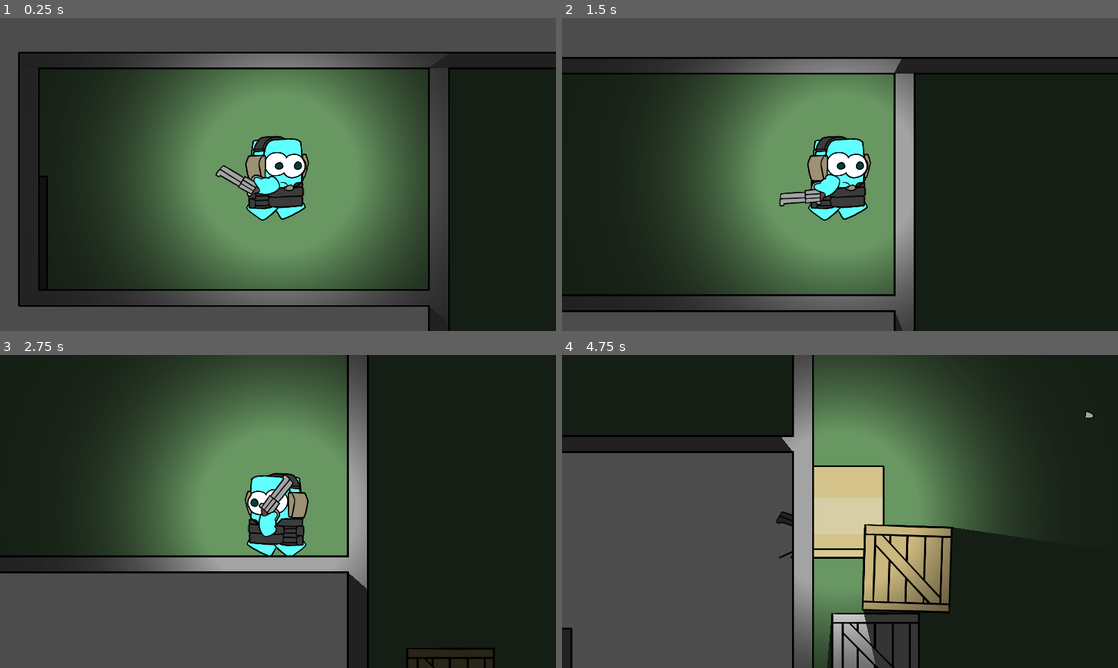
Above: before the commit, frames 1-4 (two rows, left to right).
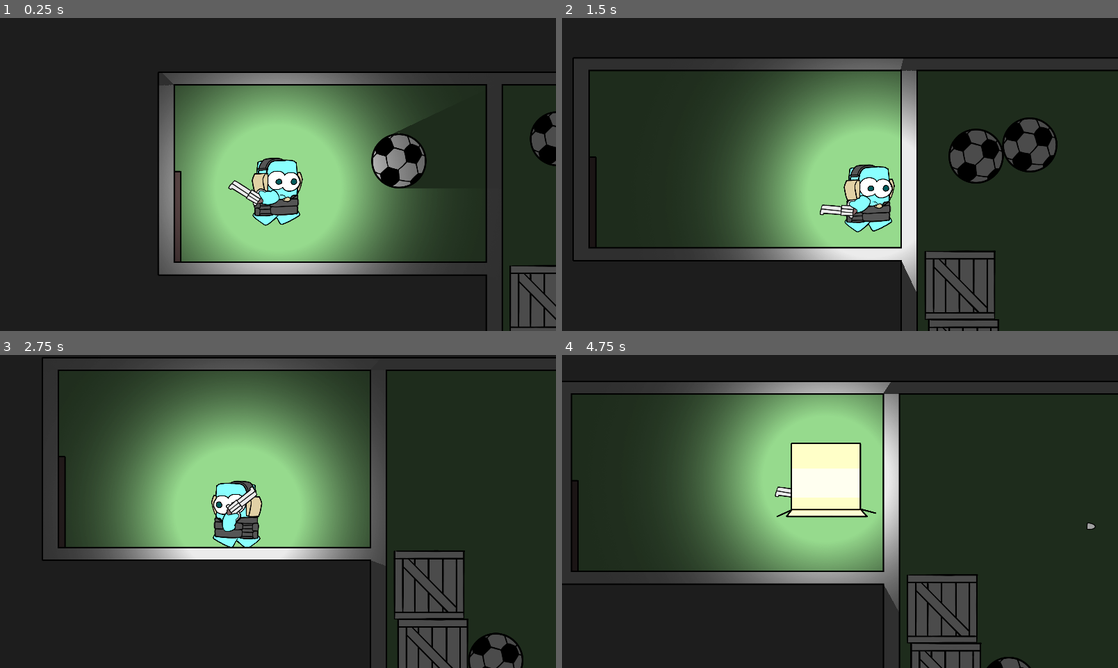
Above: after the commit, the same moments.

Repository: Project-escape/protype-1
Game: Godot game, scene res://scenes/levels/levelsample1.tscn
Same seed, same stepped clock (60 frames per second), same inputs: the game is played once before the commit and once after it. Before the commit the project starts from res://scenes/levels/levelsample.tscn.
Inputs (mouse positions are in pixels of both pictures, inside the frame that each line leads up to):
- Up to frame 1 (0.25 s): no input
- Up to frame 2 (1.5 s): move the mouse to (962, 158) at 0.52 s; hold Shift (sprint, bound only after the commit) 0.53-1.28 s; hold Right (right) from 0.53 s (still down); tap E (action) at 0.6 s; tap Space (jump) at 0.77 s; move the mouse to (728, 190) at 1.27 s; tap Shift (sprint, bound only after the commit) at 1.35 s
- Up to frame 3 (2.75 s): tap Space (jump) at 1.52 s; tap E (action) at 1.55, 2.1 s; move the mouse to (333, 442) at 2.02 s; release Right (right) at 2.03 s; hold Left (left) from 2.03 s (still down); hold Shift (sprint, bound only after the commit) from 2.03 s (still down)
- Up to frame 4 (4.75 s): move the mouse to (812, 574) at 2.77 s; release Left (left) at 2.78 s; release Shift (sprint, bound only after the commit) at 2.78 s; hold Right (right) 2.78-4.28 s; tap C (cover) at 2.85 s; tap Space (jump) at 3.02, 3.77, 4.52 s; tap E (action) at 3.05, 4.55 s; move the mouse to (1006, 558) at 3.52 s; press the mouse at (1006, 558) at 3.53 s; tap Shift (sprint, bound only after the commit) at 3.8, 4.35 s; move the mouse to (673, 464) at 4.27 s; release the mouse at (673, 464) at 4.28 s; hold Left (left) from 4.28 s (still down)

The runs differ from the first frame. In frame 1, 62% of the frame differs, in the area x 0-100%, y 0-100%; in frame 2, 49%; in frame 3, 56%; in frame 4, 64%.

Commit message:
RigidBody interaction fixed

Diff:
--- a/project.godot
+++ b/project.godot
@@ -16,7 +16,7 @@
 [application]
 
 config/name="Platformer"
-run/main_scene="res://scenes/levels/levelsample.tscn"
+run/main_scene="res://scenes/levels/levelsample1.tscn"
 config/icon="res://icon.png"
 
 [audio]
@@ -76,6 +76,11 @@
 , Object(InputEventKey,"resource_local_to_scene":false,"resource_name":"","device":0,"alt":false,"shift":false,"control":false,"meta":false,"command":false,"pressed":false,"scancode":16777234,"unicode":0,"echo":false,"script":null)
  ]
 }
+sprint={
+"deadzone": 0.5,
+"events": [ Object(InputEventKey,"resource_local_to_scene":false,"resource_name":"","device":0,"alt":false,"shift":false,"control":false,"meta":false,"command":false,"pressed":false,"scancode":16777237,"unicode":0,"echo":false,"script":null)
+ ]
+}
 
 [layer_names]
 
--- a/scenes/football.tscn
+++ b/scenes/football.tscn
@@ -9,19 +9,29 @@
 [sub_resource type="CircleShape2D" id=2]
 radius = 94.9498
 
-[node name="football" type="Node2D"]
+[node name="football" type="Node2D" groups=[
+"bodies",
+]]
 scale = Vector2( 0.3, 0.3 )
 
-[node name="RigidBody2D" type="RigidBody2D" parent="."]
+[node name="RigidBody2D" type="RigidBody2D" parent="." groups=[
+"bodies",
+]]
 contacts_reported = 1
 
-[node name="football" type="Sprite" parent="RigidBody2D"]
+[node name="football" type="Sprite" parent="RigidBody2D" groups=[
+"bodies",
+]]
 position = Vector2( -1.25012, 1.50024 )
 texture = ExtResource( 1 )
 
-[node name="LightOccluder2D" type="LightOccluder2D" parent="RigidBody2D"]
+[node name="LightOccluder2D" type="LightOccluder2D" parent="RigidBody2D" groups=[
+"bodies",
+]]
 occluder = SubResource( 1 )
 
-[node name="CollisionShape2D" type="CollisionShape2D" parent="RigidBody2D"]
+[node name="CollisionShape2D" type="CollisionShape2D" parent="RigidBody2D" groups=[
+"bodies",
+]]
 position = Vector2( -1.07616, 1.27803 )
 shape = SubResource( 2 )
--- a/scenes/gameboy.tscn
+++ b/scenes/gameboy.tscn
@@ -40,14 +40,14 @@
 "name": "jump",
 "speed": 5.0
 }, {
+"frames": [ ExtResource( 6 ), ExtResource( 1 ), ExtResource( 6 ) ],
+"loop": true,
+"name": "air",
+"speed": 5.0
+}, {
 "frames": [ SubResource( 1 ), SubResource( 2 ), SubResource( 3 ) ],
 "loop": true,
 "name": "walk",
-"speed": 5.0
-}, {
-"frames": [ ExtResource( 6 ), ExtResource( 1 ), ExtResource( 6 ) ],
-"loop": true,
-"name": "air",
 "speed": 5.0
 } ]
 
--- a/scenes/levels/levelsample.tscn
+++ b/scenes/levels/levelsample.tscn
@@ -24,24 +24,24 @@
 position = Vector2( 306.225, -224.607 )
 
 [node name="room6" parent="rooms" instance=ExtResource( 1 )]
-position = Vector2( 1617.09, 811.942 )
+position = Vector2( 1617.09, 945.133 )
 
 [node name="room5" parent="rooms" instance=ExtResource( 6 )]
 position = Vector2( 3492.53, -907.036 )
 
 [node name="room4" parent="rooms" instance=ExtResource( 4 )]
-position = Vector2( 3200.98, 1408 )
+position = Vector2( 3200.98, 1670.06 )
 
 [node name="room9" parent="rooms" instance=ExtResource( 3 )]
 position = Vector2( 8156.38, 1883.56 )
 rotation = -3.14159
 
 [node name="room8" parent="rooms" instance=ExtResource( 4 )]
-position = Vector2( 7084.53, 3109.75 )
+position = Vector2( 7120.98, 3640.19 )
 rotation = -3.14159
 
 [node name="room7" parent="rooms" instance=ExtResource( 6 )]
-position = Vector2( 1732.45, 2334.76 )
+position = Vector2( 1732.45, 2439.41 )
 rotation = -3.14159
 
 [node name="room2" parent="rooms" instance=ExtResource( 1 )]
@@ -52,3 +52,6 @@
 
 [node name="wooden box white" parent="rooms" instance=ExtResource( 5 )]
 position = Vector2( 4129.71, -30.8167 )
+
+[node name="room10" parent="rooms" instance=ExtResource( 3 )]
+position = Vector2( 2330.96, 3349.5 )
--- a/scenes/levels/levelsample1.tscn
+++ b/scenes/levels/levelsample1.tscn
@@ -116,11 +116,12 @@
 process_mode = 0
 smoothing_enabled = true
 
+[node name="wooden box yellow2" parent="." instance=ExtResource( 10 )]
+position = Vector2( 5340.72, 2112.04 )
+scale = Vector2( 1, 1 )
+
 [node name="wooden box yellow" parent="." instance=ExtResource( 10 )]
 position = Vector2( 3518.32, 427.654 )
-
-[node name="wooden box yellow" parent="wooden box yellow" instance=ExtResource( 10 )]
-position = Vector2( 1822.4, 1684.39 )
 
 [node name="football6" parent="." instance=ExtResource( 7 )]
 position = Vector2( 463.563, -3213.36 )
--- a/scenes/wooden box yellow.tscn
+++ b/scenes/wooden box yellow.tscn
@@ -9,18 +9,27 @@
 [sub_resource type="RectangleShape2D" id=2]
 extents = Vector2( 151.427, 147.175 )
 
-[node name="wooden box yellow" type="Node2D"]
+[node name="wooden box yellow" type="Node2D" groups=[
+"bodies",
+]]
 
-[node name="RigidBody2D" type="RigidBody2D" parent="."]
-mass = 65535.0
+[node name="RigidBody2D" type="RigidBody2D" parent="." groups=[
+"bodies",
+]]
 gravity_scale = 11.58
 
-[node name="wooden box yellow" type="Sprite" parent="RigidBody2D"]
+[node name="wooden box yellow" type="Sprite" parent="RigidBody2D" groups=[
+"bodies",
+]]
 position = Vector2( 1.01605, 0.91687 )
 texture = ExtResource( 1 )
 
-[node name="LightOccluder2D" type="LightOccluder2D" parent="RigidBody2D"]
+[node name="LightOccluder2D" type="LightOccluder2D" parent="RigidBody2D" groups=[
+"bodies",
+]]
 occluder = SubResource( 1 )
 
-[node name="CollisionShape2D" type="CollisionShape2D" parent="RigidBody2D"]
+[node name="CollisionShape2D" type="CollisionShape2D" parent="RigidBody2D" groups=[
+"bodies",
+]]
 shape = SubResource( 2 )
--- a/script/gameboy.gd
+++ b/script/gameboy.gd
@@ -1,15 +1,22 @@
 extends KinematicBody2D
+
+
 var velocity = Vector2(0,0)
 var coins = 0
 var cover = false
 var ladder_on = false
-const SPEED = 350
+var SPEED = 350
 var GRAVITY = 35
+var INERTIA = 350
 const JUMPFORCE = -1100
 
 func _physics_process(_delta):
 	#var ladder = get_tree().get_root().find_node("ladder",true,false)
 	#ladder.connect("ladder_on",self,"_body_enter_ladder")
+	if Input.is_action_pressed("sprint"):
+		SPEED = 900
+	else:
+		SPEED = 350
 	if ladder_on == true:
 		if Input.is_action_pressed("up") :
 			print("up")
@@ -51,10 +58,15 @@
 	if Input.is_action_just_pressed("jump") and is_on_floor() :
 		velocity.y = JUMPFORCE
 		$SoundJump.play()
+	velocity.x = lerp(velocity.x,0,0.2)
+	velocity = move_and_slide(velocity, Vector2.UP, false, 4, 0.785398, false)
 
-	velocity = move_and_slide(velocity,Vector2.UP)
+	for index in get_slide_count():
+		var collision = get_slide_collision(index)
+		if collision.collider.is_in_group("bodies"):
+			print("body")
+			collision.collider.apply_central_impulse(-collision.normal * INERTIA)
 
-	velocity.x = lerp(velocity.x,0,0.2)
 
 func _on_fallzone_body_entered(body):
 	get_tree().change_scene("res://gameover.tscn")
